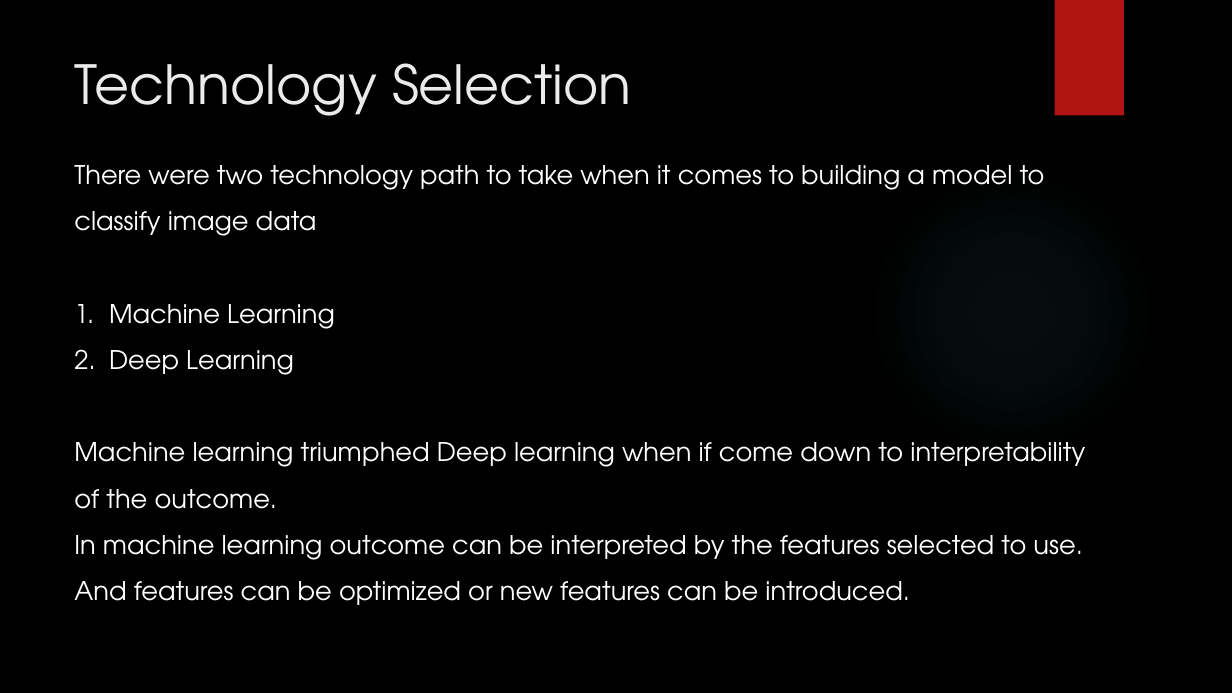
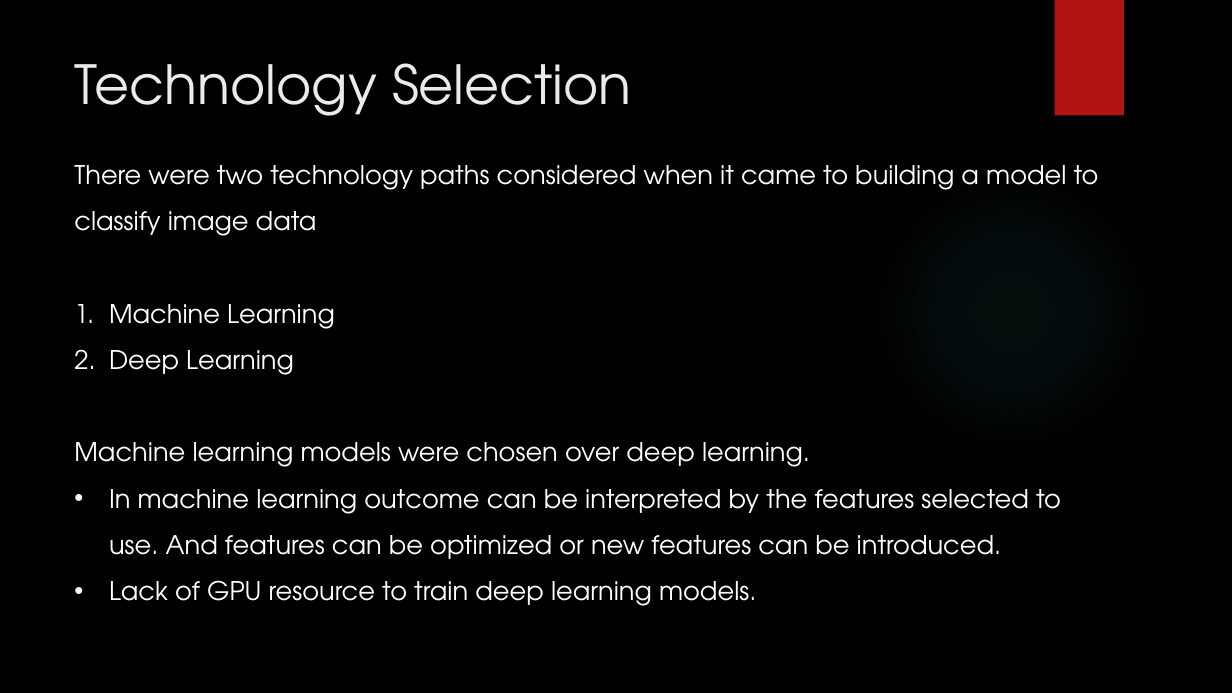
Before and after one commit to thelee81/GA-Capstone, a slide deck: slide 7 of Slides/Cap final.pptx (slide 6 before the commit). Drawn at 1232x693 pixels with LibreOffice and Linux fonts; fonts in the diff are those of the drawing; background and template pictures are left out. Boxes give left, top, right and bottom in pixels: in the first picture for what was removed or moved away, otherwise in the second. Text is boxed around its words. In the diff, an @@ line names an element or a change of style, - is before the commit and + after.

Commit message:
Add files via upload
update slides

```diff
--- a/Slides/Cap final.pptx
+++ b/Slides/Cap final.pptx
@@ text at <box>74,165,1099,236</box>: text changed @@
-There were two technology path to take when it comes to building a model to classify image data
+There were two technology paths considered when it came to building a model to classify image data
@@ text at <box>74,442,1061,606</box>: text changed @@
-Machine learning triumphed Deep learning when if come down to interpretability of the outcome.
-In machine learning outcome can be interpreted by the features selected to use.
-And features can be optimized or new features can be introduced.
+Machine learning models were chosen over deep learning.
+• In machine learning outcome can be interpreted by the features selected to use. And features can be optimized or new features can be introduced.
+• Lack of GPU resource to train deep learning models.
```
Also in this commit, not shown: 1 other slide changed, 1 slide added.
